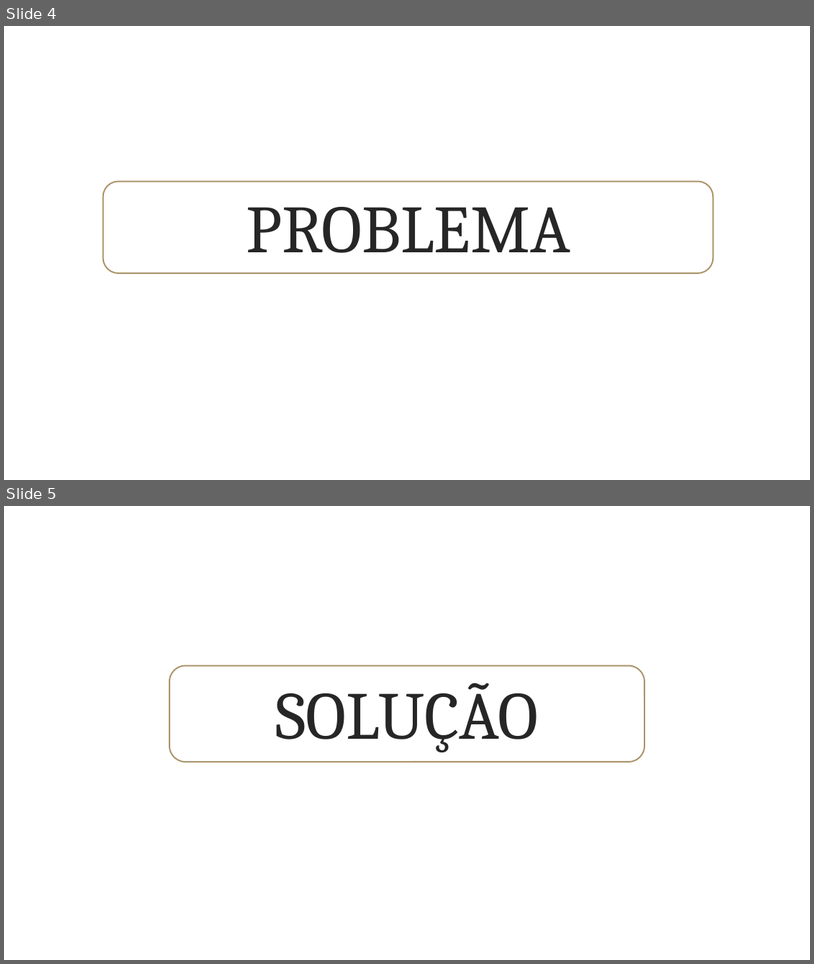
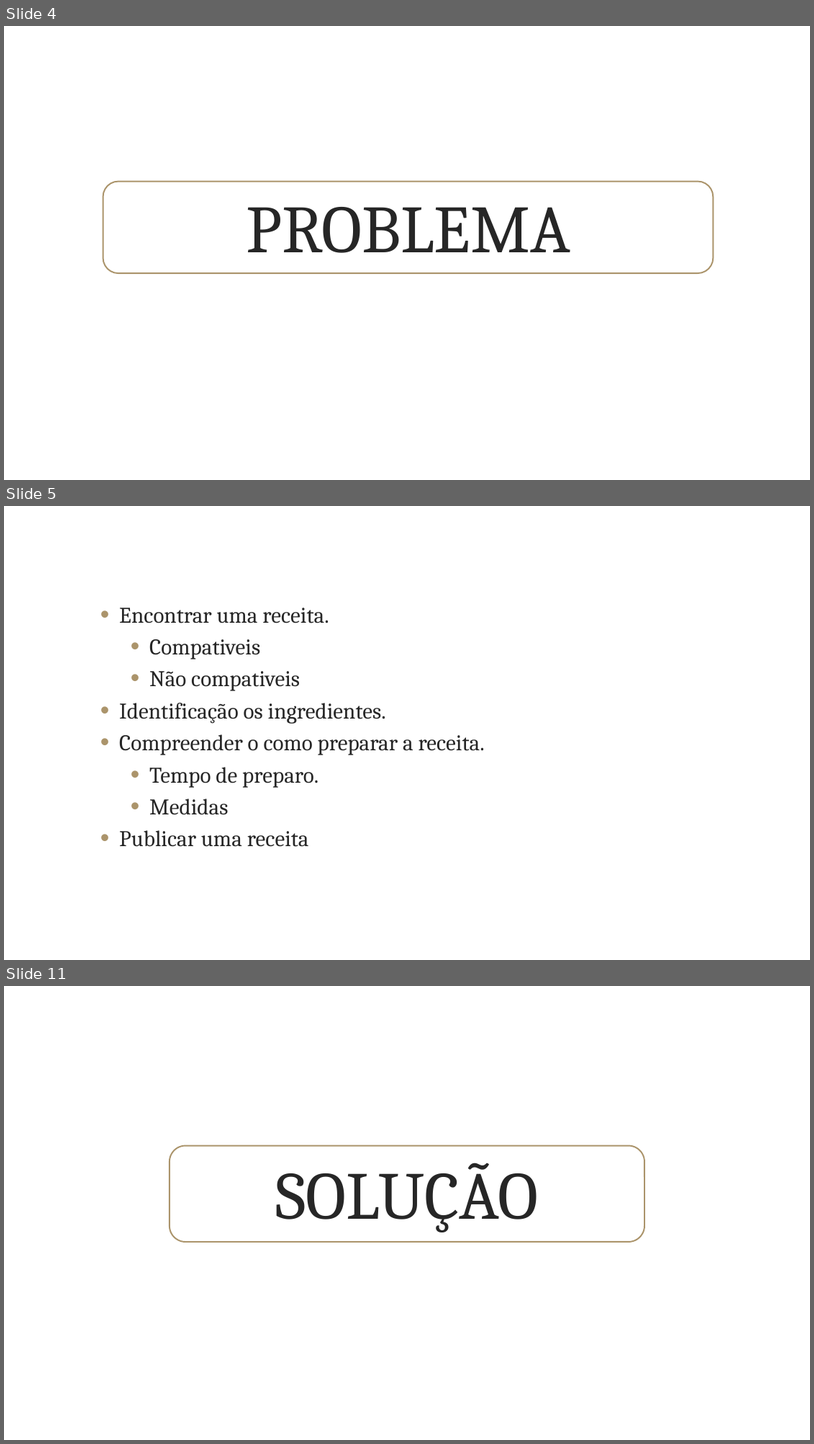
Before and after one commit to papletscook/letscook-doc, a slide deck: projeto/LetsCook_02.pptx. Shown one above the other, each under a label of ours: slides 4 and 5 before the commit, slides 4, 5 and 11 after it; the slides between them are not shown. The pictures are 814x964 and 814x1444 pixels, drawn with LibreOffice and Linux fonts; fonts in the diff are those of the drawing; background and template pictures are left out. Boxes give left, top, right and bottom in pixels: in the first picture for what was removed or moved away, otherwise in the second. Text is boxed around its words. In the diff, an @@ line names an element or a change of style, - is before the commit and + after.

```diff
--- a/projeto/LetsCook_02.pptx
+++ b/projeto/LetsCook_02.pptx
@@ slide 5 added at box(4, 506, 810, 960), background picture (left out) @@
@@ text added at box(119, 608, 485, 847), 20 pt, text #262626 @@
+• Encontrar uma receita.
+  • Compativeis
+  • Não compativeis
+• Identificação os ingredientes.
+• Compreender o como preparar a receita.
+  • Tempo de preparo.
+  • Medidas
+• Publicar uma receita
@@ what was slide 5 is now slide 11 @@
```
Also in this commit, not shown: 1 slide changed, 6 other slides added.
